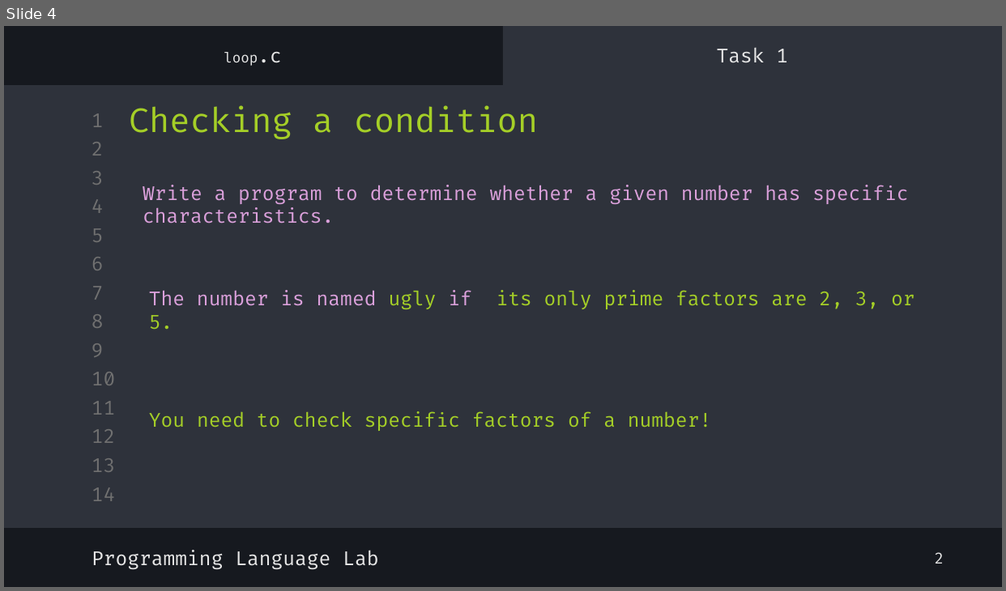
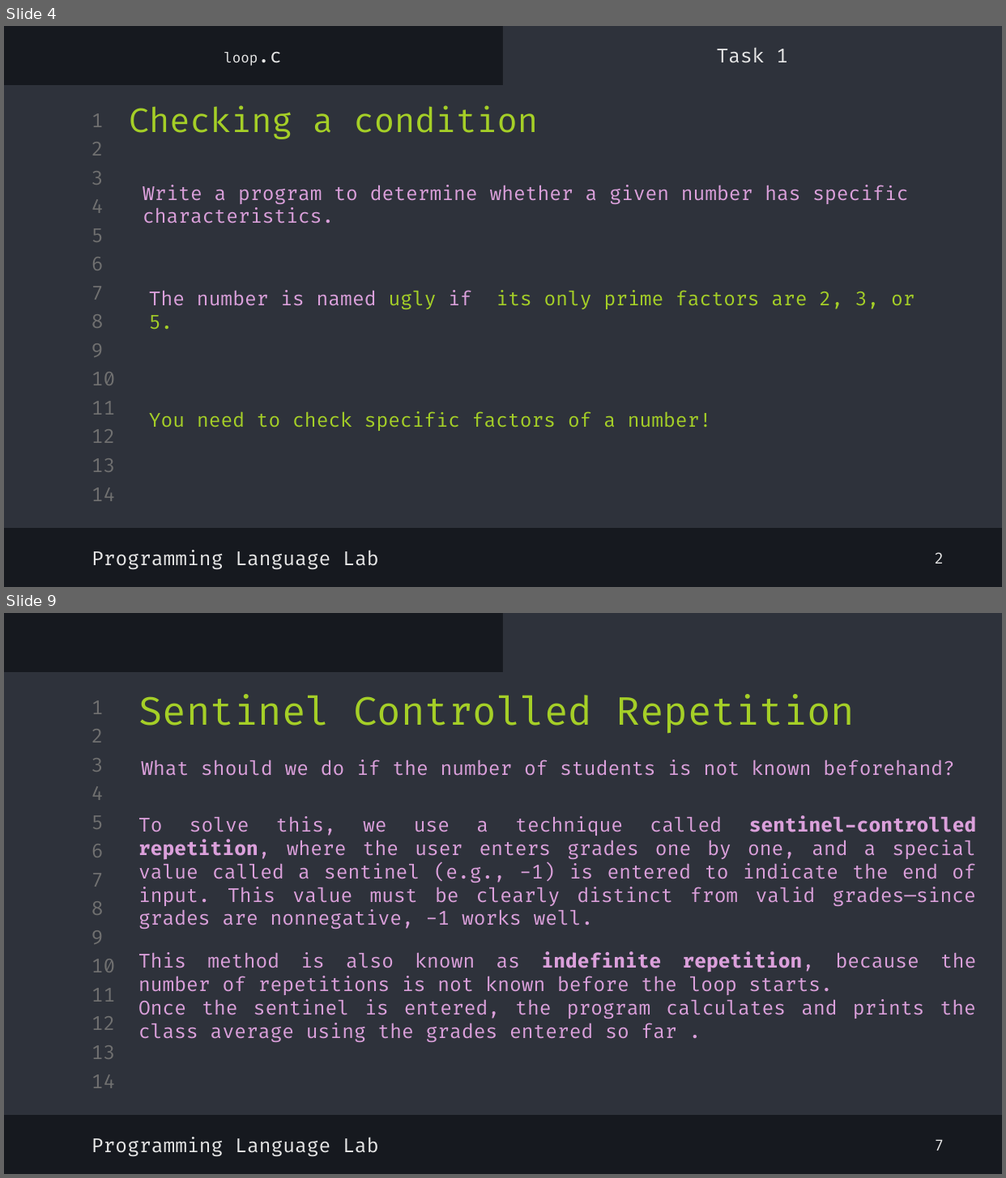
Before and after one commit to shayan-naghizadeh/C-Lab-AUT, a slide deck: slides/5.Loop/Loop.pptx. Shown one above the other, each under a label of ours: slide 4 before the commit, slides 4 and 9 after it; the slides between them are not shown. The pictures are 1006x591 and 1006x1178 pixels, drawn with LibreOffice and Linux fonts; fonts in the diff are those of the drawing. Boxes give left, top, right and bottom in pixels: in the first picture for what was removed or moved away, otherwise in the second. Text is boxed around its words. In the diff, an @@ line names an element or a change of style, - is before the commit and + after.

```diff
--- a/slides/5.Loop/Loop.pptx
+++ b/slides/5.Loop/Loop.pptx
@@ slide 9 added at (x1=4, y1=613, x2=1002, y2=1174), background #16191F; not listed: 16 template elements that a slide beside it also shows @@
@@ title added at (x1=138, y1=694, x2=855, y2=734), 28 pt, text #A5CF27 @@
+Sentinel Controlled Repetition
@@ text added at (x1=141, y1=760, x2=954, y2=776), 14 pt, text #DBA0DB @@
+What should we do if the number of students is not known beforehand?
@@ text added at (x1=138, y1=816, x2=977, y2=929), 14 pt, text #DBA0DB @@
+To solve this, we use a technique called sentinel-controlled repetition, where the user enters grades one by one, and a special value called a sentinel (e.g., -1) is entered to indicate the end of input. This value must be clearly distinct from valid grades—since grades are nonnegative, -1 works well.
@@ text added at (x1=138, y1=952, x2=976, y2=1042), 14 pt, text #DBA0DB @@
+This method is also known as indefinite repetition, because the number of repetitions is not known before the loop starts.
+Once the sentinel is entered, the program calculates and prints the class average using the grades entered so far .
@@ text added at (x1=91, y1=1137, x2=378, y2=1157), 14 pt, text #E7E7E7 @@
+Programming Language Lab
@@ text added at (x1=935, y1=1139, x2=944, y2=1151), 11 pt, text #E7E7E7 @@
+7
```
Also in this commit, not shown: 3 slides changed, 6 other slides added, 6 other files.
